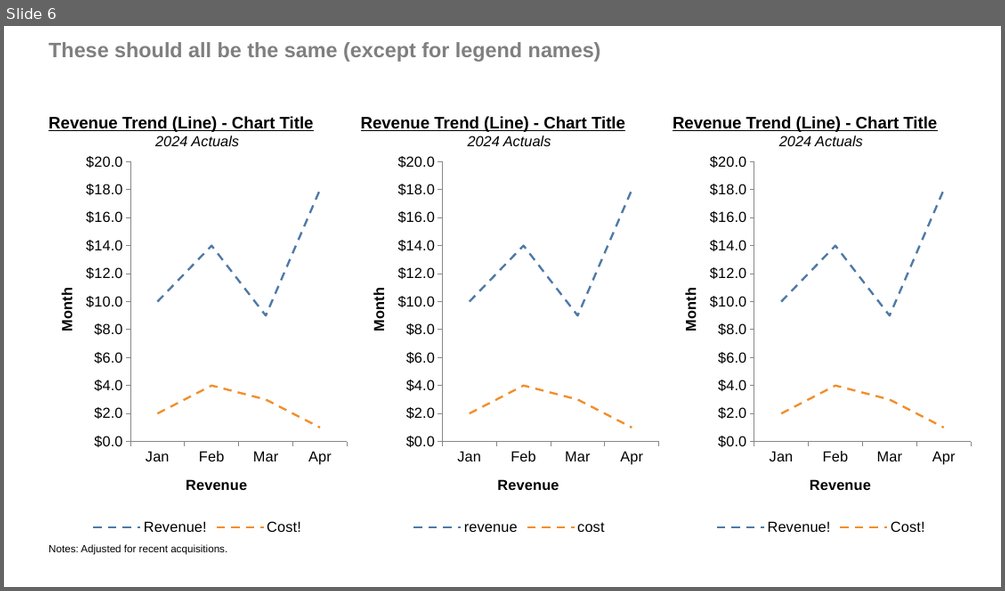
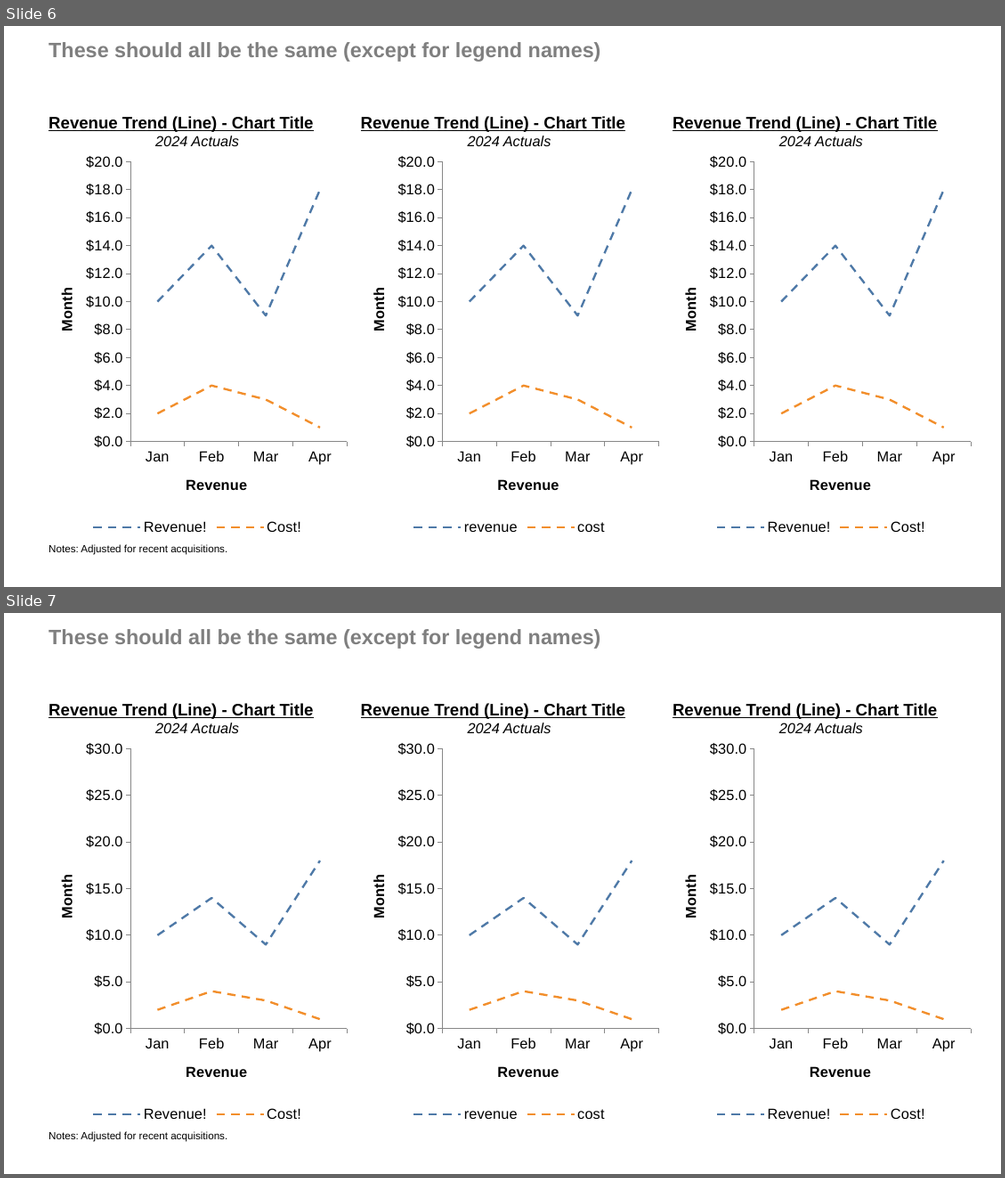
Before and after one commit to josephcobb111/deckbridge, a slide deck: notebooks/demo.pptx. Shown one above the other, each under a label of ours: slide 6 before the commit, slides 6 and 7 after it. The pictures are 1005x591 and 1005x1178 pixels, drawn with LibreOffice and Linux fonts; fonts in the diff are those of the drawing. Boxes give left, top, right and bottom in pixels: in the first picture for what was removed or moved away, otherwise in the second. Text is boxed around its words. In the diff, an @@ line names an element or a change of style, - is before the commit and + after.

Commit message:
rename and avoid mutating ChartSpec

```diff
--- a/notebooks/demo.pptx
+++ b/notebooks/demo.pptx
@@ slide 7 added at [4,613,1001,1174], background #FFFFFF @@
@@ text added at [48,629,601,649], 20 pt, text #7F7F7F, bold @@
+These should all be the same (except for legend names)
@@ text added at [48,703,314,733], 16 pt, text #000000, bold, underline @@
+Revenue Trend (Line) - Chart Title
+2024 Actuals
@@ text added at [361,703,625,733], 16 pt, text #000000, bold, underline @@
+Revenue Trend (Line) - Chart Title
+2024 Actuals
@@ text added at [672,703,937,719], 16 pt, text #000000, bold, underline @@
+Revenue Trend (Line) - Chart Title
+2024 Actuals
@@ line chart added at [41,732,353,1126] @@
+categories: Jan, Feb, Mar, Apr
+Revenue!: 10, 14, 9, 18
+Cost!: 2, 4, 3, 1
@@ line chart added at [353,732,665,1126] @@
+categories: Jan, Feb, Mar, Apr
+revenue: 10, 14, 9, 18
+cost: 2, 4, 3, 1
@@ line chart added at [665,732,977,1126] @@
+categories: Jan, Feb, Mar, Apr
+Revenue!: 10, 14, 9, 18
+Cost!: 2, 4, 3, 1
@@ text added at [48,1131,227,1142], 10 pt, text #000000 @@
+Notes: Adjusted for recent acquisitions.
```
Also in this commit, not shown: 10 other files.
